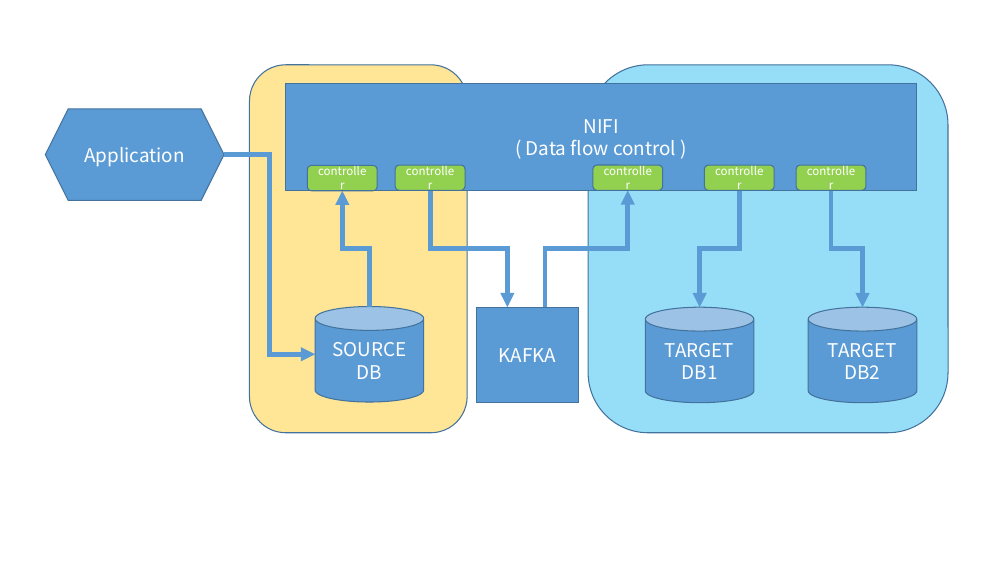
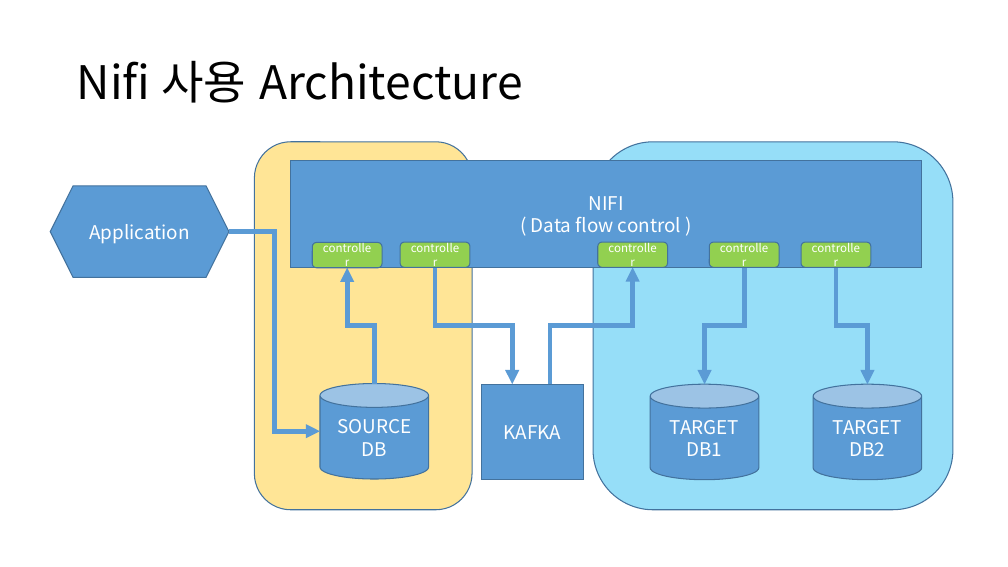
Before and after one commit to gwangsoo/Nifi-Or-Kafka-Connect, a slide deck: slide 2 of db2db_구조.pptx. Drawn at 1008x567 pixels with LibreOffice and Linux fonts; fonts in the diff are those of the drawing. Boxes give left, top, right and bottom in pixels: in the first picture for what was removed or moved away, otherwise in the second. Text is boxed around its words. In the diff, an @@ line names an element or a change of style, - is before the commit and + after.

```diff
--- a/db2db_구조.pptx
+++ b/db2db_구조.pptx
@@ title added at bbox=[77, 60, 523, 103], 44 pt, text #000000 @@
+Nifi 사용 Architecture
@@ 7 rounded rectangles, 6 elbow arrows, 3 cylinders, 2 rectangles, 1 hexagon: place and size @@
-7 rounded rectangles, 6 elbow arrows, 3 cylinders, 2 rectangles, 1 hexagon at bbox=[45, 65, 948, 433]
+7 rounded rectangles, 6 elbow arrows, 3 cylinders, 2 rectangles, 1 hexagon at bbox=[50, 142, 953, 510]
```
Also in this commit, not shown: 3 slides added, 2 slides removed, 7 other files.
